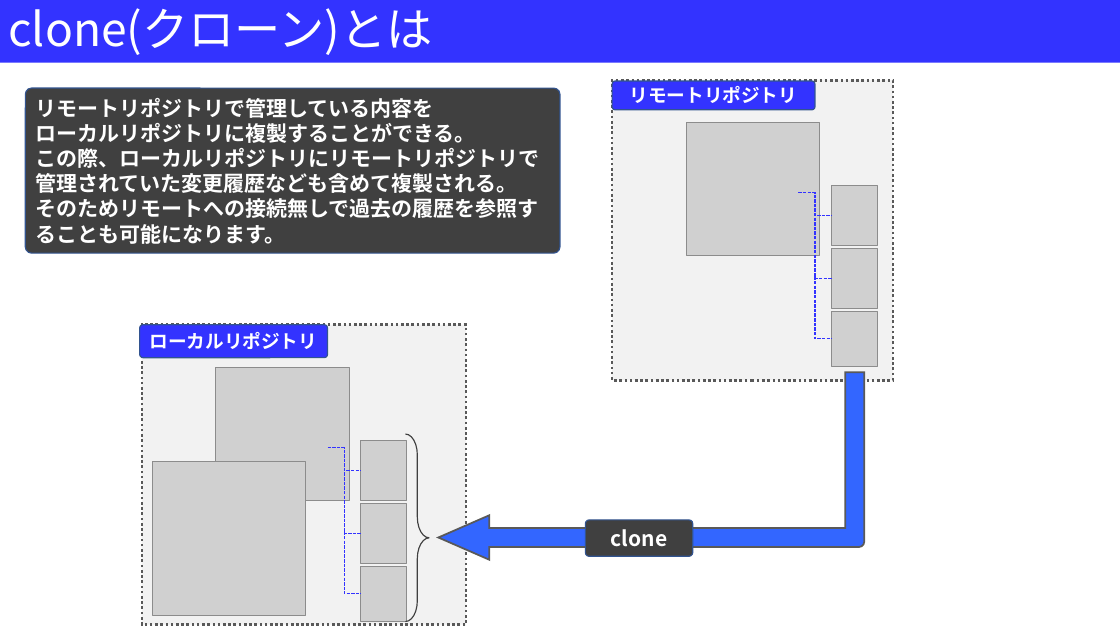
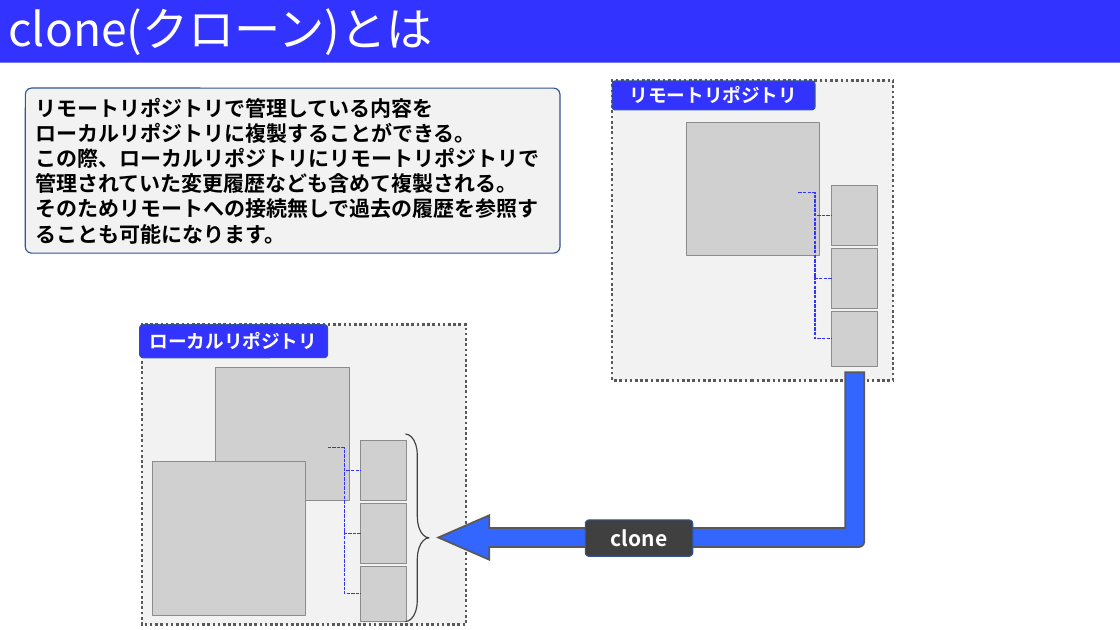
Before and after one commit to Kazu23-dot/Document, a slide deck: slide 3 of Git基本操作一覧.pptx (slide 2 before the commit). Drawn at 1120x630 pixels with LibreOffice and Linux fonts; fonts in the diff are those of the drawing; grey boxes stand for pictures. Boxes give left, top, right and bottom in pixels: in the first picture for what was removed or moved away, otherwise in the second. Text is boxed around its words. In the diff, an @@ line names an element or a change of style, - is before the commit and + after.

Commit message:
内容更新

```diff
--- a/Git基本操作一覧.pptx
+++ b/Git基本操作一覧.pptx
@@ rounded rectangle "リモートリポジトリで管理している内容を ローカルリポジトリに複製することができる。" at (25, 88, 560, 253): text colour #FFFFFF to #000000; fill #404040 to #F2F2F2 @@
```
Also in this commit, not shown: 1 slide added.
